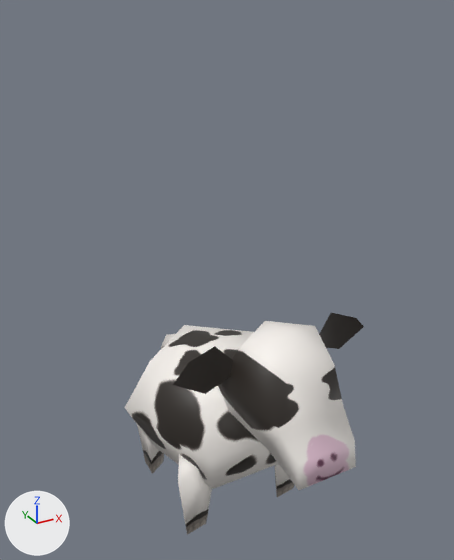
An edit to the FBX model assets/Cow.fbx, drawn before and after from the same camera.
The view is the same before and after, from a 50 mm camera at (-2.33, -4.42, 4.44) aimed at (0.06, -0.07, 2.26). Arrows for +X, +Y and +Z are at lower left; the lights stay in place. Where no turn or scale is listed for an object, it has been applied to the vertices.

The older version as bpy lines, for what is in view:
```python
me_cube_003 = bpy.data.meshes.new('Cube.003')
me_cube_003.from_pydata(...)  # 6 vertices, 5 faces; spans x -0.172..0.249, y -0.153..0.23, z -0.64..0.151
me_cube_003.materials.append(mat_material)  # picture img_ufo_png
me_cube_004 = bpy.data.meshes.new('Cube.004')
me_cube_004.from_pydata(...)  # 6 vertices, 5 faces; spans x -0.09..0.261, y -0.224..0.204, z -0.64..0.265
me_cube_004.materials.append(mat_material)  # picture img_ufo_png
me_cube_005 = bpy.data.meshes.new('Cube.005')
me_cube_005.from_pydata(...)  # 39 vertices, 36 faces; spans x -0.87..0.85, y -1.13..0.4, z -0.36..1.02
me_cube_005.materials.append(mat_material)  # picture img_ufo_png
ob_head = bpy.data.objects.new('Head', me_cube_005)
ob_head.location = (0.0, -0.546, 1.251)
ob_legbackright = bpy.data.objects.new('LegBackRight', me_cube_004)
ob_legbackright.location = (-0.507, 0.529, 0.684)
ob_legfrontright = bpy.data.objects.new('LegFrontRight', me_cube_003)
ob_legfrontright.location = (-0.503, -0.405, 0.684)
# also in view: 'Cow' at (0.0, 0.1, 0.96)
```
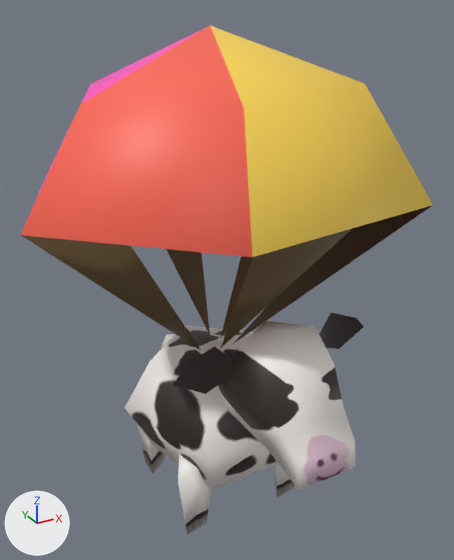
Commit message: Add cow parachute.

What differs and where, as boxes [x1, y1, x2, y2] in the pictures (454 x 560 px):
'Parachute', added
    after: [21, 26, 433, 350]

The change, as a list of edits to the scene's bpy script:
```text
Add me_legbackleft_001:
    me_legbackleft_001.from_pydata(...)  # 25 vertices, 18 faces; spans x -1.62..1.68, y -1.48..1.44, z 0.06..2.78
    me_legbackleft_001.materials.append(mat_material)  # picture img_ufo_png
Add ob_parachute:
    ob_parachute = bpy.data.objects.new('Parachute', me_legbackleft_001)
    ob_parachute.location = (-0.013, 0.041, 1.504)
```
